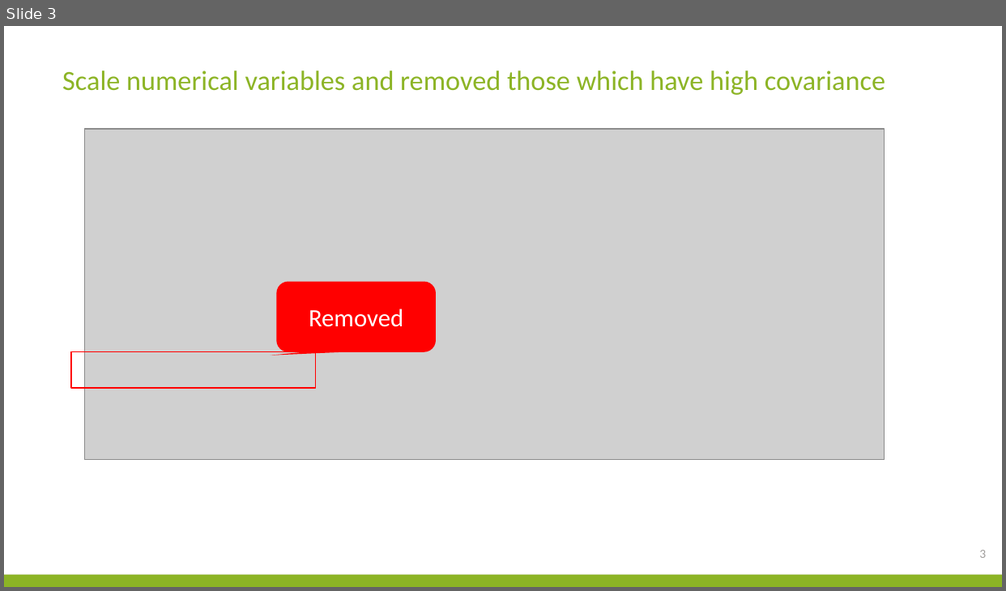
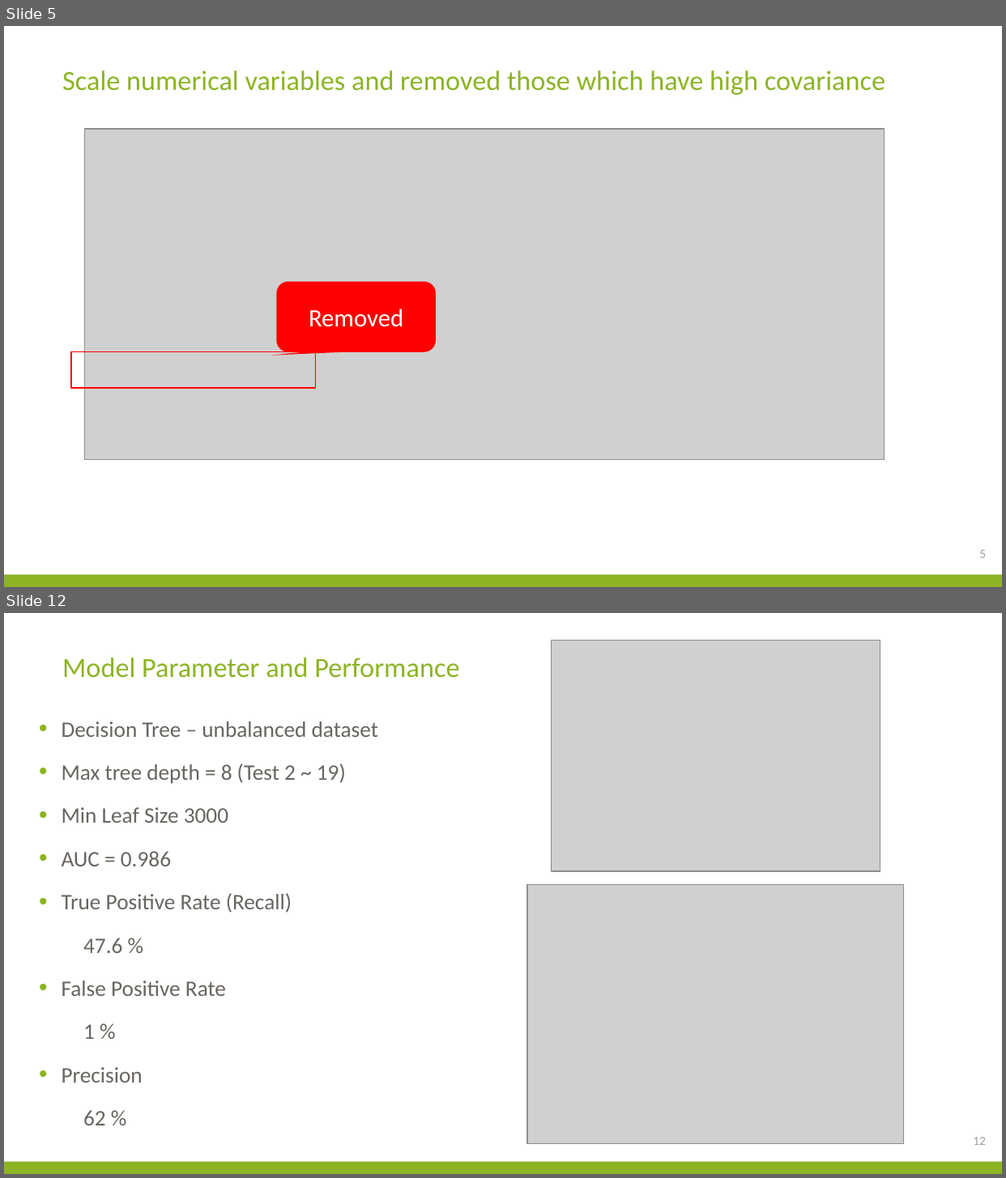
Before and after one commit to Jianqingwangcindy/DAT_SF_14, a slide deck: project/ProjectPresentation.pptx. Shown one above the other, each under a label of ours: slide 3 before the commit, slides 5 and 12 after it; the slides between them are not shown. The pictures are 1006x591 and 1006x1178 pixels, drawn with LibreOffice and Linux fonts; fonts in the diff are those of the drawing; grey boxes stand for pictures; background and template pictures are left out. Boxes give left, top, right and bottom in pixels: in the first picture for what was removed or moved away, otherwise in the second. Text is boxed around its words. In the diff, an @@ line names an element or a change of style, - is before the commit and + after.

```diff
--- a/project/ProjectPresentation.pptx
+++ b/project/ProjectPresentation.pptx
@@ slide 12 added at <box>4,613,1002,1174</box>, background #FFFFFF; not listed: 1 template element that a slide beside it also shows @@
@@ title added at <box>62,658,459,678</box>, 20 pt, text #8CB425 @@
+Model Parameter and Performance
@@ picture added at <box>551,640,880,871</box> @@
@@ text added at <box>62,722,378,1039</box>, 16 pt, text #696560 @@
+• Decision Tree – unbalanced dataset
+• Max tree depth = 8 (Test 2 ~ 19)
+• Min Leaf Size 3000
+• AUC = 0.986
+• True Positive Rate (Recall)
+47.6 %
+• False Positive Rate
+1 %
+• Precision
+62 %
@@ picture added at <box>527,884,903,1144</box> @@
@@ page number added at <box>973,1137,986,1145</box>, 9 pt, text #A19F9D @@
+12
@@ what was slide 3 is now slide 5 @@
@@ page number at <box>979,550,986,558</box>: text changed @@
-3
+5
```
Also in this commit, not shown: 3 slides changed, 13 other slides added, 2 slides removed, 9 other files.
